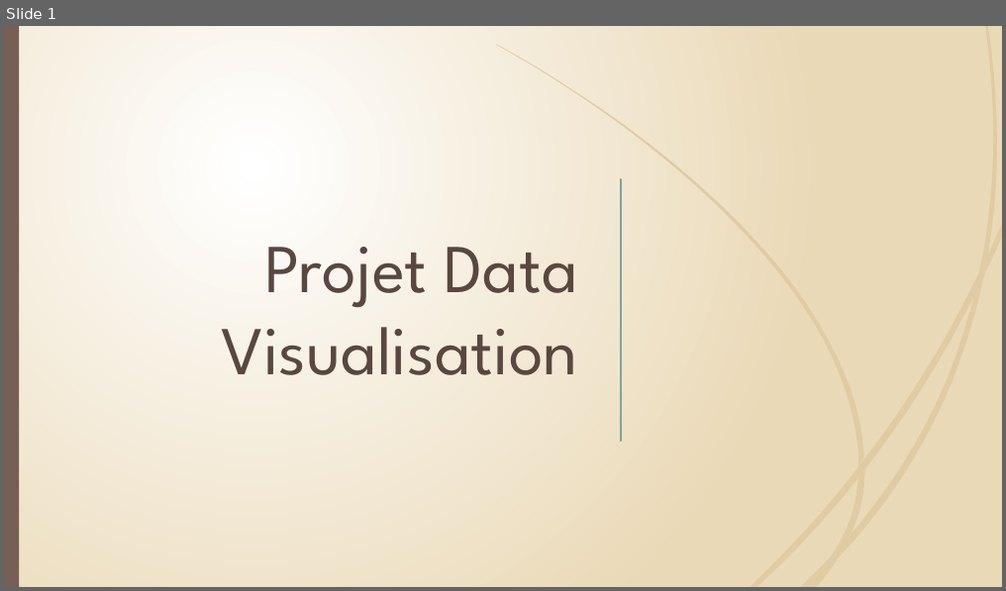
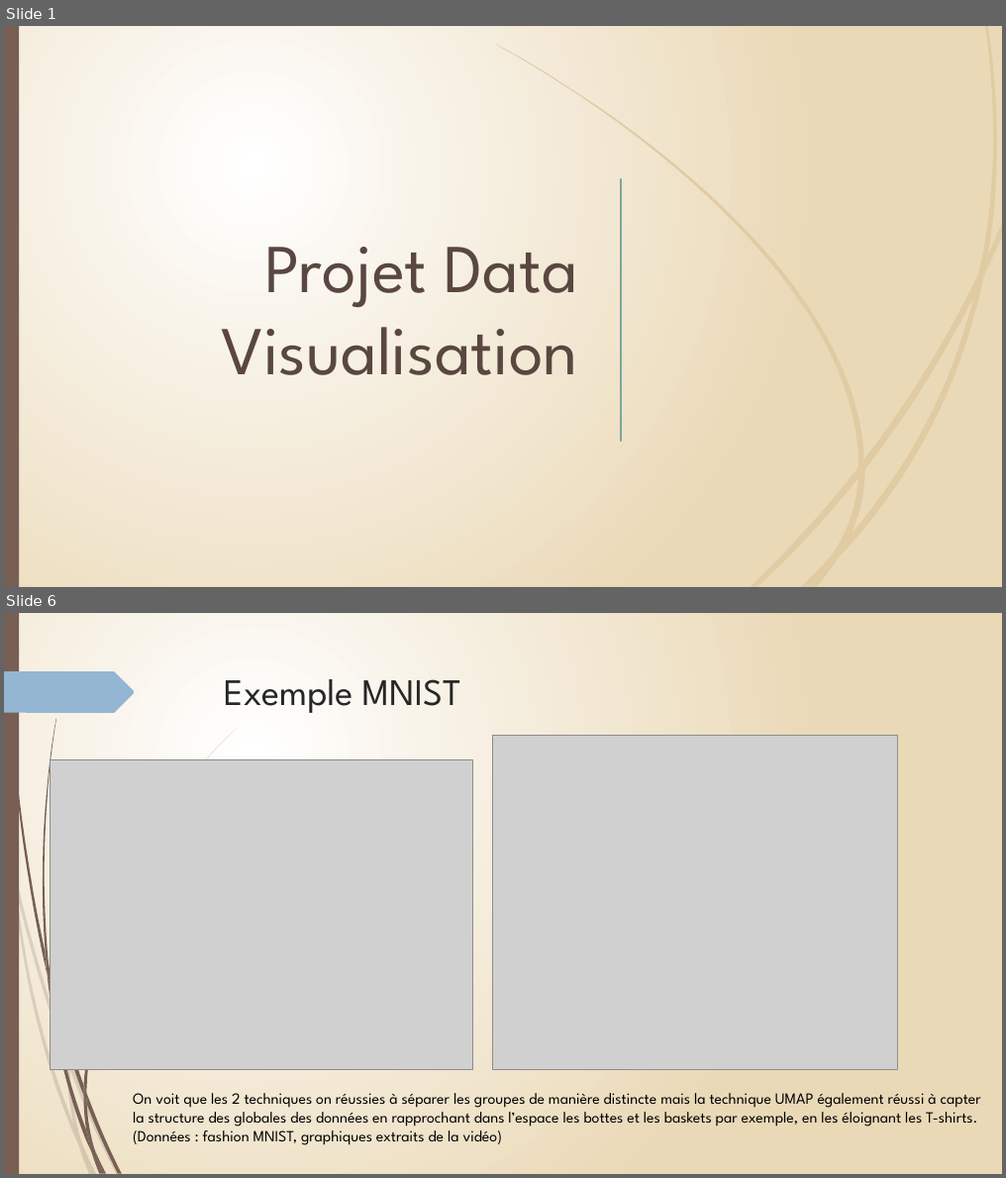
Before and after one commit to Phi-gif/DataViz, a slide deck: diapo.pptx. Shown one above the other, each under a label of ours: slide 1 before the commit, slides 1 and 6 after it; the slides between them are not shown. The pictures are 1006x591 and 1006x1178 pixels, drawn with LibreOffice and Linux fonts; fonts in the diff are those of the drawing; grey boxes stand for pictures. Boxes give left, top, right and bottom in pixels: in the first picture for what was removed or moved away, otherwise in the second. Text is boxed around its words. In the diff, an @@ line names an element or a change of style, - is before the commit and + after.

```diff
--- a/diapo.pptx
+++ b/diapo.pptx
@@ slide 6 added at bbox=[4, 613, 1002, 1174], background gradient #FFFFFF to #EBD9B7; not listed: 22 template elements that a slide beside it also shows @@
@@ rectangle added at bbox=[4, 613, 19, 1174], fill #775F55 @@
@@ freeform shape added at bbox=[4, 671, 135, 713], fill #94B6D2 @@
@@ title added at bbox=[224, 679, 461, 713], 36 pt, text #262626 @@
+Exemple MNIST
@@ picture added at bbox=[50, 761, 472, 1069] @@
@@ picture added at bbox=[493, 735, 898, 1069] @@
@@ text added at bbox=[133, 1093, 981, 1146], 15 pt, text #000000 @@
+On voit que les 2 techniques on réussies à séparer les groupes de manière distincte mais la technique UMAP également réussi à capter la structure des globales des données en rapprochant dans l’espace les bottes et les baskets par exemple, en les éloignant les T-shirts. (Données : fashion MNIST, graphiques extraits de la vidéo)
```
Also in this commit, not shown: 3 slides changed, 10 other slides added, 4 slides removed.
